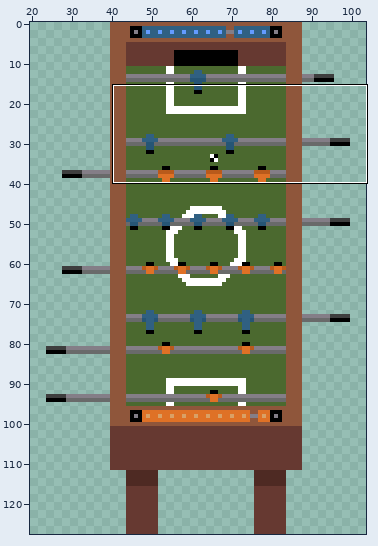
Sprite sheet -- Kicker.png. Above, an overview of the earlier version with the close-up marked.
Close-up. Old version:
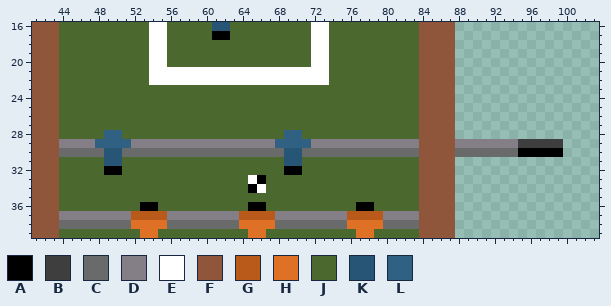
The file is 128x128 pixels. Shown: x 41..103, y 16..39. The wide view leaves out empty margins.
Palette (. is transparent): A #000000  B #3e3e3e  C #696a6a  D #847e87  E #ffffff  F #8f563b  G #b95a1b  H #df7126  J #4b692f  K #265575  L #306082
Pixels before, first column x 41:
16 FFFJJJJJJJJJJEEJJJJJKKJJJJJJJJJEEJJJJJJJJJJFFFF............
17 FFFJJJJJJJJJJEEJJJJJAAJJJJJJJJJEEJJJJJJJJJJFFFF............
18 FFFJJJJJJJJJJEEJJJJJJJJJJJJJJJJEEJJJJJJJJJJFFFF............
19 FFFJJJJJJJJJJEEJJJJJJJJJJJJJJJJEEJJJJJJJJJJFFFF............
20 FFFJJJJJJJJJJEEJJJJJJJJJJJJJJJJEEJJJJJJJJJJFFFF............
21 FFFJJJJJJJJJJEEEEEEEEEEEEEEEEEEEEJJJJJJJJJJFFFF............
22 FFFJJJJJJJJJJEEEEEEEEEEEEEEEEEEEEJJJJJJJJJJFFFF............
23 FFFJJJJJJJJJJJJJJJJJJJJJJJJJJJJJJJJJJJJJJJJFFFF............
24 FFFJJJJJJJJJJJJJJJJJJJJJJJJJJJJJJJJJJJJJJJJFFFF............
25 FFFJJJJJJJJJJJJJJJJJJJJJJJJJJJJJJJJJJJJJJJJFFFF............
26 FFFJJJJJJJJJJJJJJJJJJJJJJJJJJJJJJJJJJJJJJJJFFFF............
27 FFFJJJJJJJJJJJJJJJJJJJJJJJJJJJJJJJJJJJJJJJJFFFF............
28 FFFJJJJJLLJJJJJJJJJJJJJJJJJJLLJJJJJJJJJJJJJFFFF............
29 FFFDDDDLLLLDDDDDDDDDDDDDDDDLLLLDDDDDDDDDDDDFFFFDDDDDDDBBBBB
30 FFFCCCCCKKCCCCCCCCCCCCCCCCCCKKCCCCCCCCCCCCCFFFFCCCCCCCAAAAA
31 FFFJJJJJKKJJJJJJJJJJJJJJJJJJKKJJJJJJJJJJJJJFFFF............
32 FFFJJJJJAAJJJJJJJJJJJJJJJJJJAAJJJJJJJJJJJJJFFFF............
33 FFFJJJJJJJJJJJJJJJJJJJJJEAJJJJJJJJJJJJJJJJJFFFF............
34 FFFJJJJJJJJJJJJJJJJJJJJJAEJJJJJJJJJJJJJJJJJFFFF............
35 FFFJJJJJJJJJJJJJJJJJJJJJJJJJJJJJJJJJJJJJJJJFFFF............
36 FFFJJJJJJJJJAAJJJJJJJJJJAAJJJJJJJJJJAAJJJJJFFFF............
37 FFFDDDDDDDDGGGGDDDDDDDDGGGGDDDDDDDDGGGGDDDDFFFF............
38 FFFCCCCCCCCHHHHCCCCCCCCHHHHCCCCCCCCHHHHCCCCFFFF............
39 FFFJJJJJJJJJHHJJJJJJJJJJHHJJJJJJJJJJHHJJJJJFFFF............
The result:
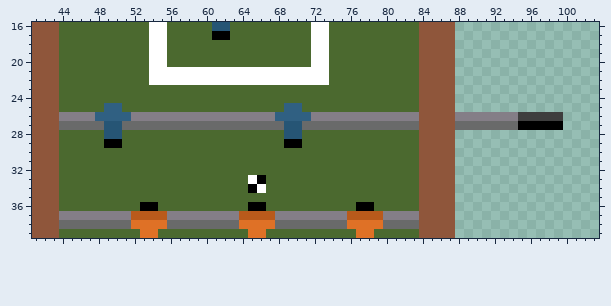
From the commit log: fixed too big distance between last 2 player rows
What changed:
y 25: x 49..50 JJ -> LL; x 69..70 JJ -> LL
y 26: x 44..83 JJJJJJJJJJJJJJJJJJJJJJJJJJJJJJJJJJJJJJJJ -> DDDDLLLLDDDDDDDDDDDDDDDDLLLLDDDDDDDDDDDD; x 88..99 ............ -> DDDDDDDBBBBB
y 27: x 44..83 JJJJJJJJJJJJJJJJJJJJJJJJJJJJJJJJJJJJJJJJ -> CCCCCKKCCCCCCCCCCCCCCCCCCKKCCCCCCCCCCCCC; x 88..99 ............ -> CCCCCCCAAAAA
y 28: x 49..50 LL -> KK; x 69..70 LL -> KK
y 29: x 44..83 DDDDLLLLDDDDDDDDDDDDDDDDLLLLDDDDDDDDDDDD -> JJJJJAAJJJJJJJJJJJJJJJJJJAAJJJJJJJJJJJJJ; x 88..99 DDDDDDDBBBBB -> ............
y 30: x 44..83 CCCCCKKCCCCCCCCCCCCCCCCCCKKCCCCCCCCCCCCC -> JJJJJJJJJJJJJJJJJJJJJJJJJJJJJJJJJJJJJJJJ; x 88..99 CCCCCCCAAAAA -> ............
y 31: x 49..50 KK -> JJ; x 69..70 KK -> JJ
y 32: x 49..50 AA -> JJ; x 69..70 AA -> JJ
Changed places in both close-ups, as pixel boxes (x1, y1, x2, y2):
changed: (59, 103, 563, 175)
